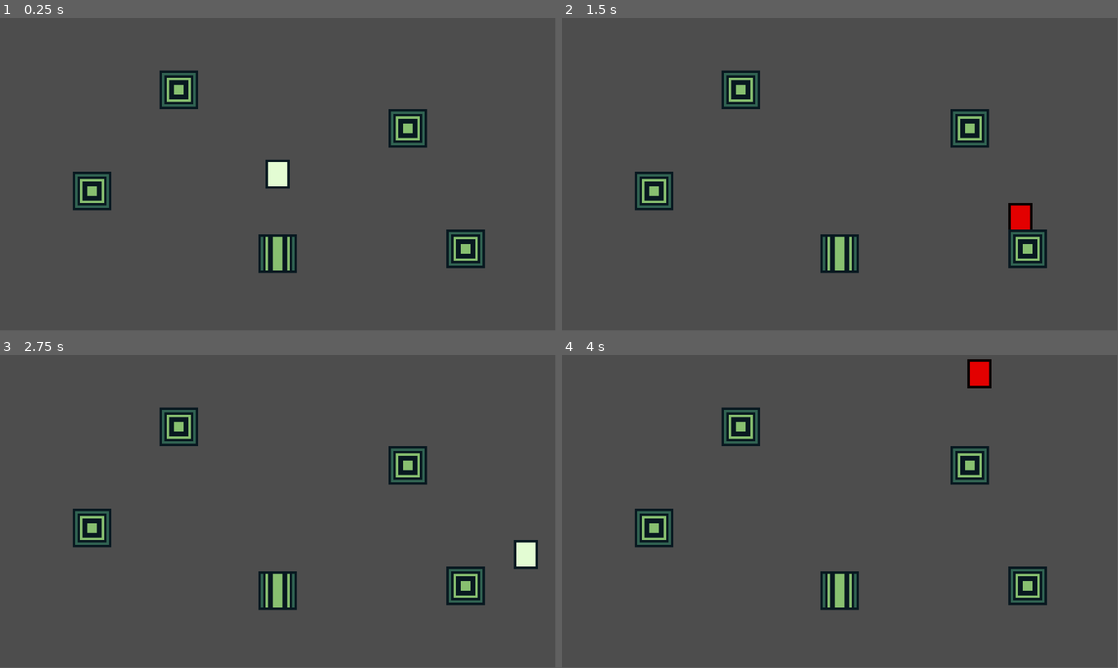
Above: before the commit, frames 1-4 (two rows, left to right).
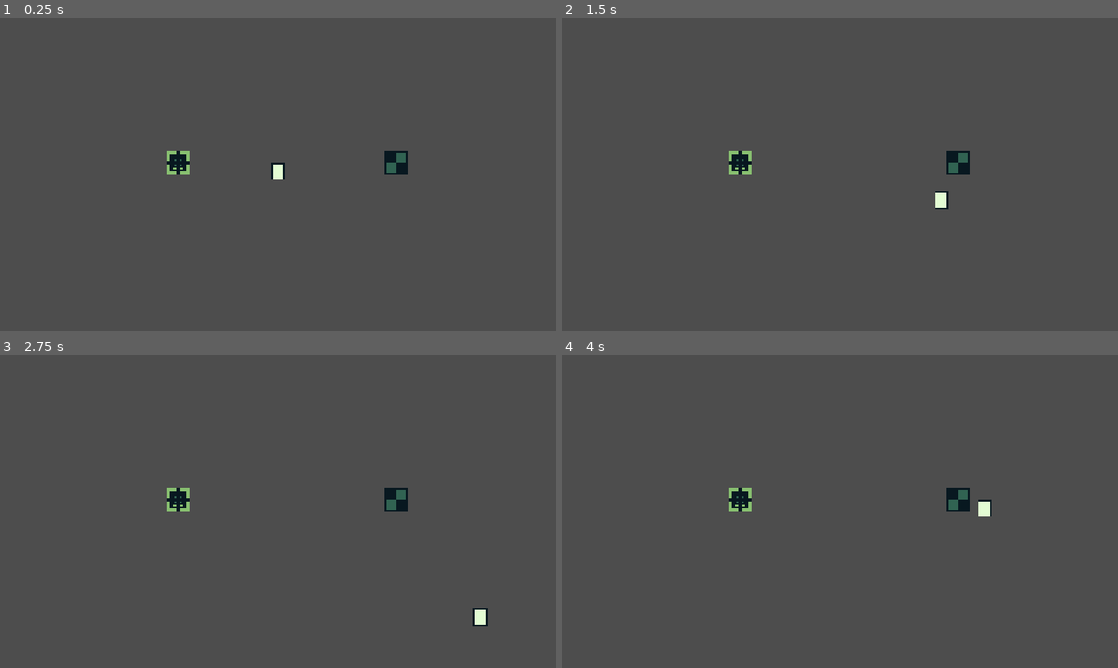
Above: after the commit, the same moments.

Repository: GabeNW/FelpoJam
Game: Godot game, scene res://scenes/gameScenes/Level1.tscn
Same seed, same stepped clock (60 frames per second), same inputs: the game is played once before the commit and once after it. Before the commit the project starts from res://scenes/gameScenes/game.tscn.
Inputs:
- Up to frame 1 (0.25 s): no input
- Up to frame 2 (1.5 s): tap Enter at 0.5 s; hold D (move_right) 0.53-1.28 s; tap E (interact, bound only after the commit) at 0.6 s; tap Space (interact, bound only before the commit) at 0.8, 1.35 s; hold S (move_down) from 1.28 s (still down)
- Up to frame 3 (2.75 s): tap E (interact, bound only after the commit) at 1.55, 2.1 s; release S (move_down) at 2.03 s; hold D (move_right) from 2.03 s (still down); tap Space (interact, bound only before the commit) at 2.3 s
- Up to frame 4 (4 s): release D (move_right) at 2.78 s; hold W (move_up) 2.78-3.53 s; tap Space (interact, bound only before the commit) at 2.85, 3.8 s; tap E (interact, bound only after the commit) at 3.05, 3.6 s; hold A (move_left) from 3.53 s (still down)
In our replay, the window is 799x449 before the commit and 800x450 after it. These sizes can differ from the game's own. Grey fills any space a smaller window leaves; there, only what the larger window draws over its background counts as a difference.

The runs differ from the first frame. In frame 1, 5.2% of the frame differs, in the area x 13-88%, y 16-82%; in frame 2, 5.4%; in frame 3, 5.4%, in the area x 13-97%, y 16-87%; in frame 4, 5.4%.

Commit message:
refactor: Melee attack
O commit refatora os scripts do player e cria novos scripts na intencao
de refatorar a interacao e transformar ela num ataque melee funcional.

Alem disso, o commit organiza alguns assets, arquivos e scripts.

Diff:
--- a/project.godot
+++ b/project.godot
@@ -11,9 +11,16 @@
 [application]
 
 config/name="FelpoJam"
-run/main_scene="uid://dtpuxcdkjqt0e"
+run/main_scene="uid://di1352qilgp6j"
 config/features=PackedStringArray("4.6", "Forward Plus")
 config/icon="res://icon.svg"
+
+[display]
+
+window/size/viewport_width=1920
+window/size/viewport_height=1080
+window/stretch/mode="canvas_items"
+window/stretch/aspect="expand"
 
 [input]
 
@@ -39,6 +46,11 @@
 }
 interact={
 "deadzone": 0.2,
+"events": [Object(InputEventKey,"resource_local_to_scene":false,"resource_name":"","device":-1,"window_id":0,"alt_pressed":false,"shift_pressed":false,"ctrl_pressed":false,"meta_pressed":false,"pressed":false,"keycode":0,"physical_keycode":69,"key_label":0,"unicode":101,"location":0,"echo":false,"script":null)
+]
+}
+attack={
+"deadzone": 0.2,
 "events": [Object(InputEventKey,"resource_local_to_scene":false,"resource_name":"","device":-1,"window_id":0,"alt_press …(191 unchanged characters)…
 ]
 }
--- /dev/null
+++ b/recharge_item.gd
@@ -0,0 +1,7 @@
+extends BaseMeleeInteractable
+
+@export var charge_amount: int = 2
+
+func activate(player):
+	player.add_charge(charge_amount)
+	print("Recarga concedida!")
--- /dev/null
+++ b/scenes/CostObject.tscn
@@ -0,0 +1,20 @@
+[gd_scene format=3 uid="uid://bms5kul8cttgj"]
+
+[ext_resource type="Script" uid="uid://c8dt3nbuy8mgd" path="res://scripts/cost_object.gd" id="1_7oosp"]
+[ext_resource type="Texture2D" uid="uid://dk316i3mld2sc" path="res://sprites/placeholder.png" id="2_gnejh"]
+
+[sub_resource type="RectangleShape2D" id="RectangleShape2D_7oosp"]
+size = Vector2(16, 16)
+
+[node name="CostObject" type="StaticBody2D" unique_id=537679209]
+script = ExtResource("1_7oosp")
+charge_cost = 2
+
+[node name="Sprite2D" type="Sprite2D" parent="." unique_id=629505486]
+texture_filter = 1
+texture = ExtResource("2_gnejh")
+region_enabled = true
+region_rect = Rect2(184, 56, 16, 16)
+
+[node name="CollisionShape2D" type="CollisionShape2D" parent="." unique_id=1799035734]
+shape = SubResource("RectangleShape2D_7oosp")
--- /dev/null
+++ b/scenes/RechargeObject.tscn
@@ -0,0 +1,20 @@
+[gd_scene format=3 uid="uid://c3c5hav58e757"]
+
+[ext_resource type="Script" uid="uid://uxu8brtpun15" path="res://scripts/recharge_object.gd" id="1_x8w3d"]
+[ext_resource type="Texture2D" uid="uid://dk316i3mld2sc" path="res://sprites/placeholder.png" id="2_r41xp"]
+
+[sub_resource type="RectangleShape2D" id="RectangleShape2D_x8w3d"]
+size = Vector2(16, 16)
+
+[node name="RechargeObject" type="StaticBody2D" unique_id=1923917327]
+script = ExtResource("1_x8w3d")
+recharge_amount = 1
+
+[node name="Sprite2D" type="Sprite2D" parent="." unique_id=2037976100]
+texture_filter = 1
+texture = ExtResource("2_r41xp")
+region_enabled = true
+region_rect = Rect2(192, 16, 16, 16)
+
+[node name="CollisionShape2D" type="CollisionShape2D" parent="." unique_id=68808056]
+shape = SubResource("RectangleShape2D_x8w3d")
--- /dev/null
+++ b/scenes/baseMeleeInteractable.tscn
@@ -0,0 +1,10 @@
+[gd_scene format=3 uid="uid://dlsy36p5pgul3"]
+
+[ext_resource type="Script" uid="uid://cx0stu0us2jvr" path="res://scripts/base_melee_interactable.gd" id="1_n1tf5"]
+
+[node name="BaseMeleeInteractable" type="StaticBody2D" unique_id=454478414]
+script = ExtResource("1_n1tf5")
+
+[node name="Sprite2D" type="Sprite2D" parent="." unique_id=1196523410]
+
+[node name="CollisionShape2D" type="CollisionShape2D" parent="." unique_id=1960632155]
--- /dev/null
+++ b/scenes/bases/BaseMeleeObject.tscn
@@ -0,0 +1,11 @@
+[gd_scene format=3 uid="uid://bcm2plwlbfmv4"]
+
+[ext_resource type="Script" uid="uid://dvo5gbcul6r4i" path="res://scripts/bases/base_melee_object.gd" id="1_l5n73"]
+
+[sub_resource type="RectangleShape2D" id="RectangleShape2D_lgcs1"]
+
+[node name="BaseMeleeObject" type="StaticBody2D" unique_id=2106884569]
+script = ExtResource("1_l5n73")
+
+[node name="CollisionShape2D" type="CollisionShape2D" parent="." unique_id=1755686938]
+shape = SubResource("RectangleShape2D_lgcs1")
--- /dev/null
+++ b/scenes/gameScenes/Level1.tscn
@@ -0,0 +1,20 @@
+[gd_scene format=3 uid="uid://di1352qilgp6j"]
+
+[ext_resource type="PackedScene" uid="uid://d2ff01pqs678i" path="res://scenes/player.tscn" id="1_dhm4q"]
+[ext_resource type="PackedScene" uid="uid://c3c5hav58e757" path="res://scenes/RechargeObject.tscn" id="2_ojej8"]
+[ext_resource type="PackedScene" uid="uid://bms5kul8cttgj" path="res://scenes/CostObject.tscn" id="3_fdwty"]
+
+[node name="Level1" type="Node2D" unique_id=1283338306]
+
+[node name="Player" parent="." unique_id=1969980165 instance=ExtResource("1_dhm4q")]
+z_index = 1
+position = Vector2(0, -2)
+
+[node name="Camera2D" type="Camera2D" parent="." unique_id=891438905]
+zoom = Vector2(5, 5)
+
+[node name="RechargeObject" parent="." unique_id=1923917327 instance=ExtResource("2_ojej8")]
+position = Vector2(82, -8)
+
+[node name="CostObject" parent="." unique_id=537679209 instance=ExtResource("3_fdwty")]
+position = Vector2(-69, -8)
--- a/scenes/player.tscn
+++ b/scenes/player.tscn
@@ -6,12 +6,10 @@
 [sub_resource type="RectangleShape2D" id="RectangleShape2D_g2els"]
 size = Vector2(8, 4)
 
-[sub_resource type="RectangleShape2D" id="RectangleShape2D_qhqgy"]
-size = Vector2(12, 8)
-
 [node name="Player" type="CharacterBody2D" unique_id=1969980165]
 script = ExtResource("1_g2els")
 speed = 100.0
+attack_range = 15.0
 
 [node name="Sprite2D" type="Sprite2D" parent="." unique_id=2054734338]
 texture_filter = 1
@@ -23,8 +21,4 @@
 position = Vector2(0, 3)
 shape = SubResource("RectangleShape2D_g2els")
 
-[node name="Area2D" type="Area2D" parent="." unique_id=1908076348]
-
-[node name="CollisionShape2D" type="CollisionShape2D" parent="Area2D" unique_id=2103394408]
-position = Vector2(0, 3)
-shape = SubResource("RectangleShape2D_qhqgy")
+[node name="AttackRay" type="RayCast2D" parent="." unique_id=1258677502]
--- /dev/null
+++ b/scripts/bases/base_melee_interactable.gd
@@ -0,0 +1,19 @@
+extends StaticBody2D
+class_name BaseMeleeInteractable
+
+@export var charge_cost: int = 0
+var current_charge: int = 0
+var charges: Dictionary = {}
+
+func _ready():
+	add_to_group("melee_interactable")
+
+func on_melee_hit(player):
+	if charge_cost > 0:
+		if not player.consume_charge(charge_cost):
+			return
+
+	activate(player)
+
+func activate(player):
+	pass
--- /dev/null
+++ b/scripts/bases/base_melee_object.gd
@@ -0,0 +1,15 @@
+extends StaticBody2D
+class_name BaseMeleeObject
+
+@export var charge_type: String = "energy"
+@export var charge_cost: int = 0
+
+func on_melee_hit(player):
+	if charge_cost > 0:
+		if not player.consume_charge(charge_type, charge_cost):
+			return
+
+	activate(player)
+
+func activate(player):
+	pass
--- /dev/null
+++ b/scripts/cost_object.gd
@@ -0,0 +1,5 @@
+extends BaseMeleeObject
+
+func activate(player):
+	print("Objeto ativado com custo!")
+	queue_free()
--- a/scripts/player.gd
+++ b/scripts/player.gd
@@ -3,38 +3,93 @@
 
 # Movimento
 @export var speed: float = 200
+var last_direction: Vector2 = Vector2.DOWN
 
-# Interacao
-@export var interaction_time: float = 0.2
-@onready var sprite: Sprite2D = $Sprite2D
-@onready var interaction_area: Area2D = $Area2D
-var original_color: Color
+# Ataque
+@export var attack_range: float = 40.0
+@export var attack_cooldown: float = 0.3
 
-func perform_interaction():
-	# Feedback visual no player
-	flash_red()
-	var bodies = interaction_area.get_overlapping_bodies()
-	for body in bodies:
-		if body.is_in_group("interactable"):
-			body.interact()
+@onready var attack_ray: RayCast2D = $AttackRay
 
-func flash_red():
-	sprite.modulate = Color.RED
-	await get_tree().create_timer(interaction_time).timeout
-	sprite.modulate = original_color
+var can_attack: bool = true
 
+# Cargas
+@export var max_charges := {
+	"energy": 5
+}
+
+var charges := {}
 
 # Funcoes Gerais
+## Ataque
+func attack():
+	if not can_attack:
+		return
+
+	can_attack = false
+
+	# Direciona ray
+	attack_ray.target_position = last_direction * attack_range
+	attack_ray.force_raycast_update()
+
+	show_slash()
+
+	if attack_ray.is_colliding():
+		var body = attack_ray.get_collider()
+
+		if body.has_method("on_melee_hit"):
+			body.on_melee_hit(self)
+
+	await get_tree().create_timer(attack_cooldown).timeout
+	can_attack = true
+
+func show_slash():
+	var offset = last_direction * (attack_range * 0.5)
+
+## Carga
+func add_charge(type: String, amount: int):
+	if not charges.has(type):
+		charges[type] = 0
+
+	charges[type] = clamp(
+		charges[type] + amount,
+		0,
+		max_charges.get(type, amount)
+	)
+
+	print("Carga", type, ":", charges[type])
+
+func consume_charge(type: String, amount: int) -> bool:
+	if not charges.has(type):
+		return false
+
+	if charges[type] >= amount:
+		charges[type] -= amount
+		print("Consumiu: ", amount, type)
+		return true
+
+	print("Carga insuficiente: ", type)
+	return false
+
+# Funcoes Essenciais
+## Start
 func _ready():
-	original_color = sprite.modulate
+	attack_ray.enabled = true
+	# Inicializa todas as cargas com 0
+	for type in max_charges.keys():
+		charges[type] = 0
 
+## Update
 func _process(delta):
-	# Interacao
-	if Input.is_action_just_pressed("interact"):
-		perform_interaction()
+	if Input.is_action_just_pressed("attack"):
+		attack()
 
-func _physics_process(delta: float) -> void:
-	# Movimento
-	var direction: Vector2 = Input.get_vector("move_left", "move_right", "move_up", "move_down")
+## FixedUpdate
+func _physics_process(delta):
+	var direction := Input.get_vector("move_left", "move_right", "move_up", "move_down")
+
+	if direction != Vector2.ZERO:
+		last_direction = direction.normalized()
+
 	velocity = direction * speed
 	move_and_slide()
--- /dev/null
+++ b/scripts/recharge_object.gd
@@ -0,0 +1,7 @@
+extends BaseMeleeObject
+
+@export var recharge_amount: int = 2
+
+func activate(player):
+	player.add_charge(charge_type, recharge_amount)
+	print("Recarga concedida!")
Not shown, added: recharge_item.gd.uid
Renamed: scenes/gameScenes/game.tscn -> scenes/gameScenes/TestScene.tscn
Renamed: scripts/base_interactable.gd -> scripts/bases/base_interactable.gd
Renamed: scripts/base_interactable.gd.uid -> scripts/bases/base_interactable.gd.uid
Not shown, added: scripts/bases/base_melee_interactable.gd.uid
Not shown, added: scripts/bases/base_melee_object.gd.uid
Renamed: scripts/base_wall.gd -> scripts/bases/base_wall.gd
Renamed: scripts/base_wall.gd.uid -> scripts/bases/base_wall.gd.uid
Not shown, added: scripts/cost_object.gd.uid
Not shown, added: scripts/recharge_object.gd.uid
